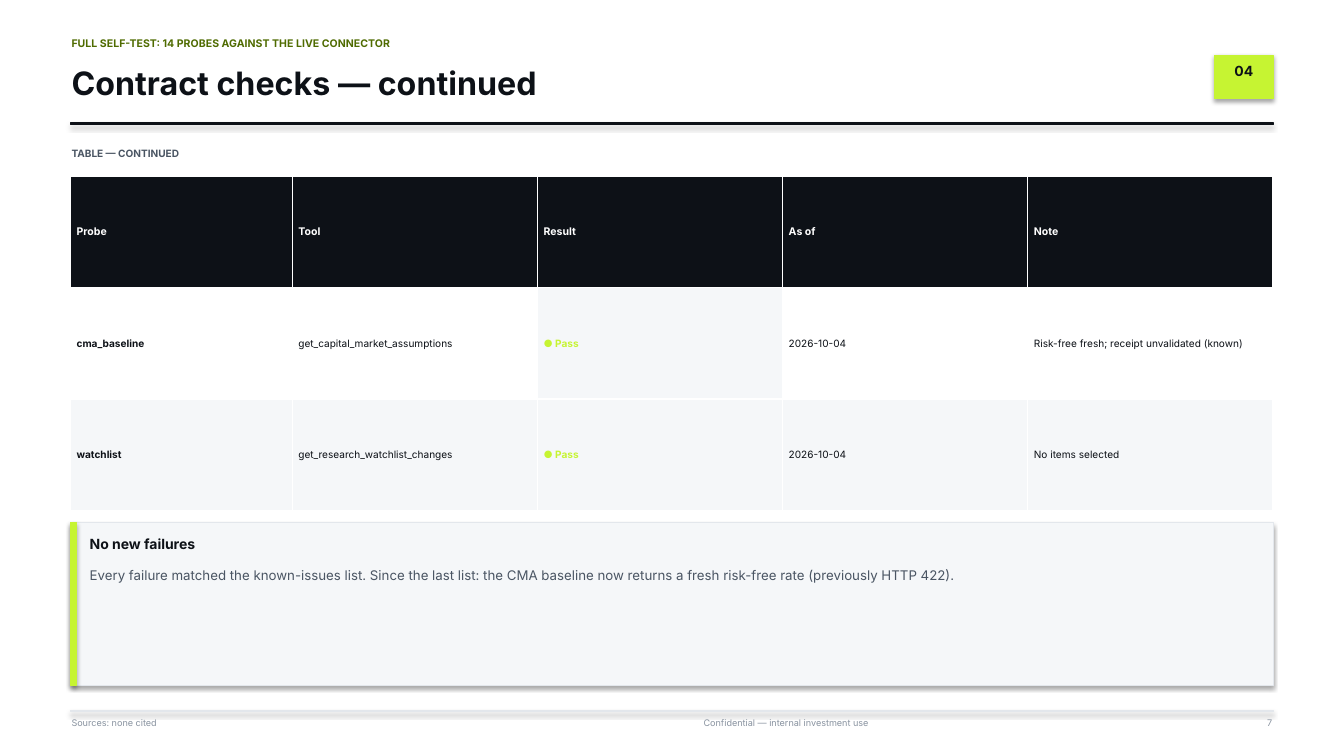
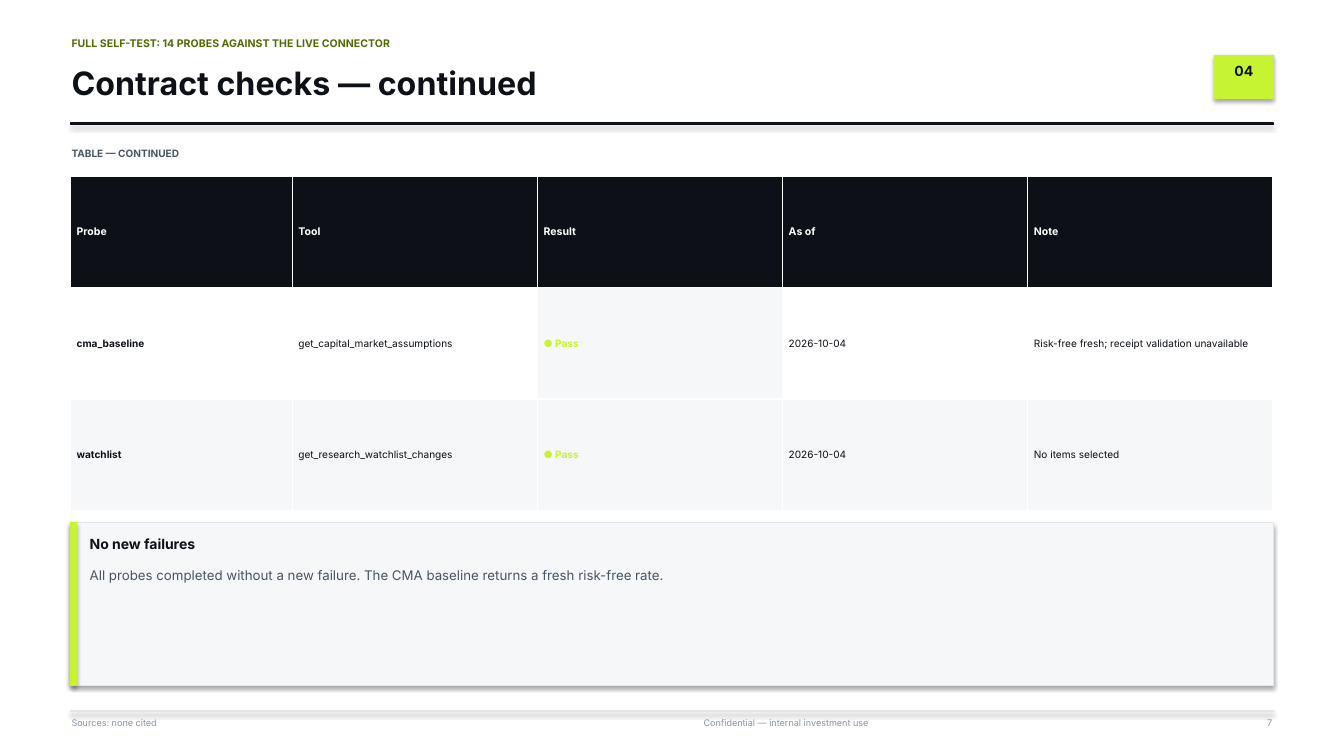
Before and after one commit to Gradient-AO/claude-plugin, a slide deck: slide 7 of plugins/gradient-cio/assets/examples/gradient-setup.pptx. Drawn at 1344x756 pixels with LibreOffice and Linux fonts; fonts in the diff are those of the drawing. Boxes give left, top, right and bottom in pixels: in the first picture for what was removed or moved away, otherwise in the second. Text is boxed around its words. In the diff, an @@ line names an element or a change of style, - is before the commit and + after.

```diff
--- a/plugins/gradient-cio/assets/examples/gradient-setup.pptx
+++ b/plugins/gradient-cio/assets/examples/gradient-setup.pptx
@@ table at (71, 176, 1272, 510) @@
-row 2, column 5: Risk-free fresh; receipt unvalidated (known)
+row 2, column 5: Risk-free fresh; receipt validation unavailable
@@ text at (90, 570, 663, 583): text changed @@
-Every failure matched the known-issues list. Since the last list: the CMA baseline now returns a fresh risk-free rate (previously HTTP 422).
+All probes completed without a new failure. The CMA baseline returns a fresh risk-free rate.
```
Also in this commit, not shown: 2 other slides changed, 37 other files.
